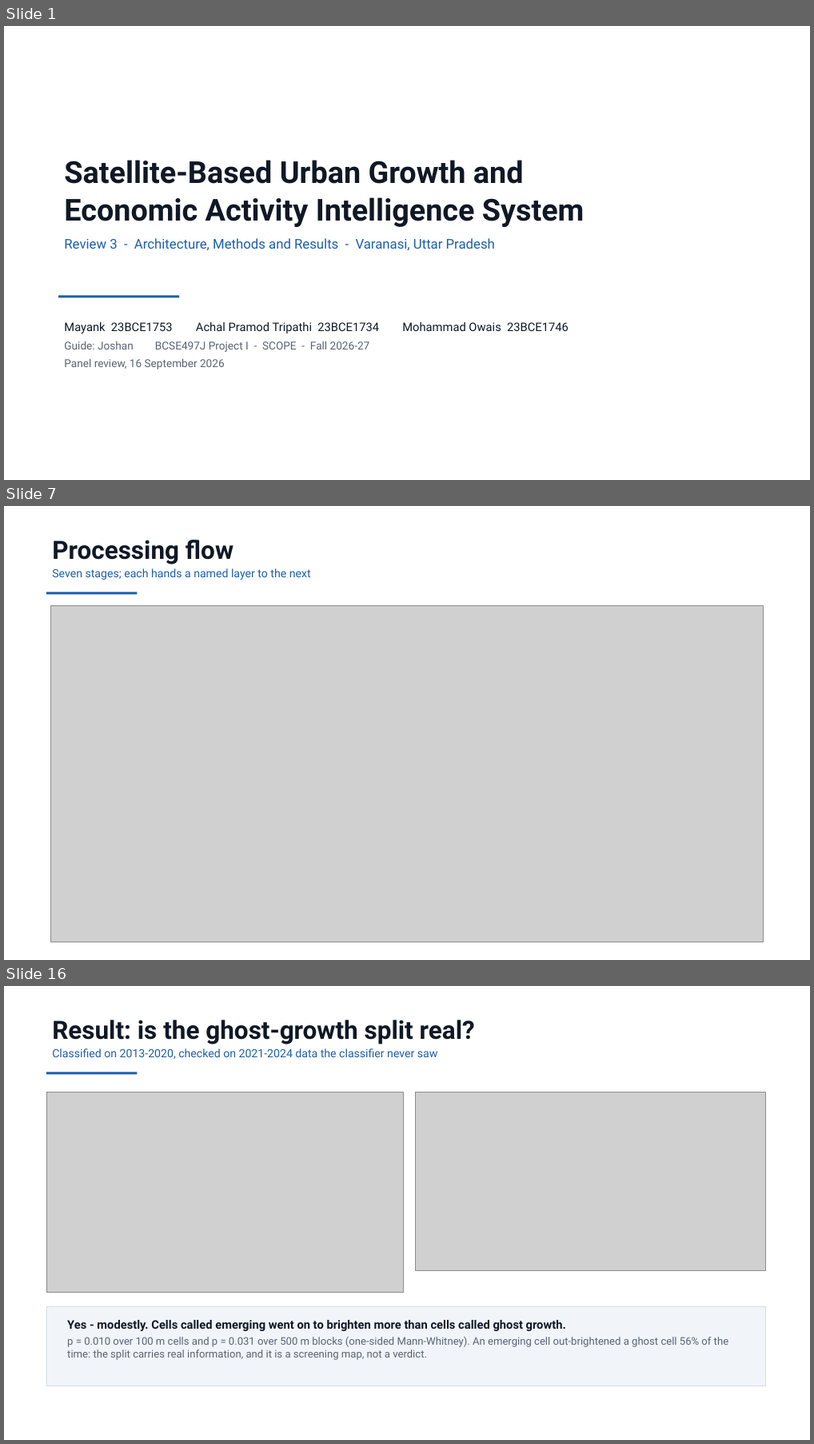
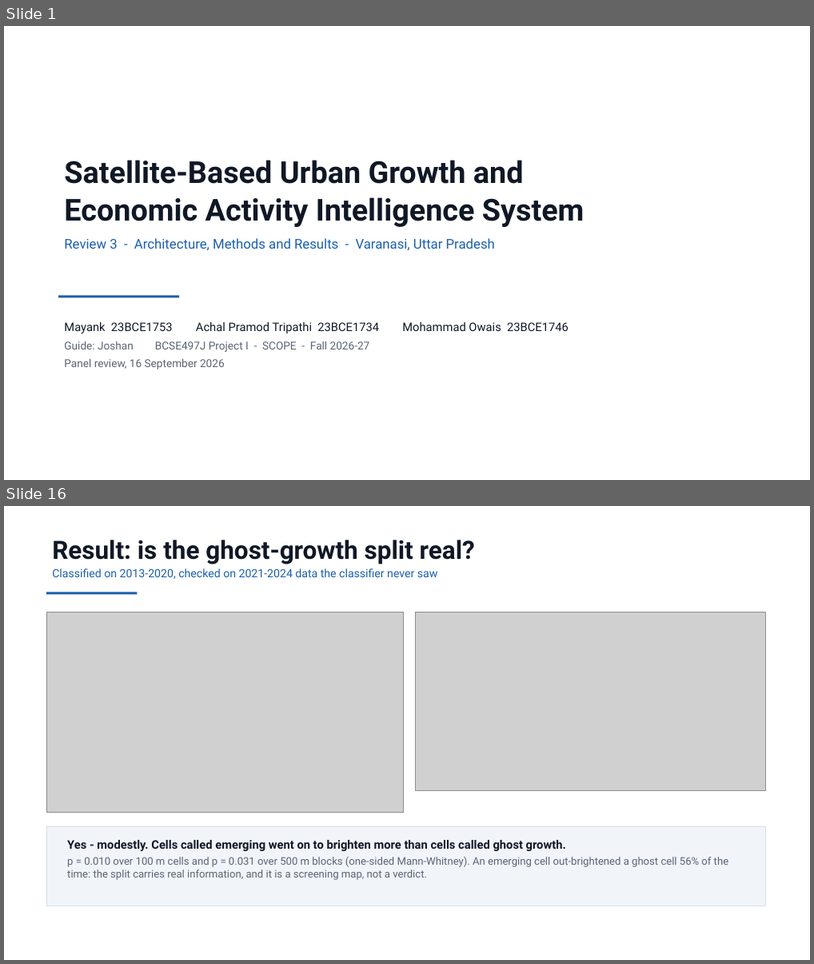
Before and after one commit to Preygle/satellite-ecomony-predection, a slide deck: docs/Review3_Panel_Presentation.pptx. Shown one above the other, each under a label of ours: slides 1, 7 and 16 before the commit, slides 1 and 16 after it; the slides between them are not shown. The pictures are 814x1444 and 814x964 pixels, drawn with LibreOffice and Linux fonts; fonts in the diff are those of the drawing; grey boxes stand for pictures. Boxes give left, top, right and bottom in pixels: in the first picture for what was removed or moved away, otherwise in the second. Text is boxed around its words. In the diff, an @@ line names an element or a change of style, - is before the commit and + after.

```diff
--- a/docs/Review3_Panel_Presentation.pptx
+++ b/docs/Review3_Panel_Presentation.pptx
@@ slide 7 removed at <box>4,506,810,960</box>, background #FFFFFF @@
@@ text removed at <box>52,540,311,580</box> @@
-Processing flow
-Seven stages; each hands a named layer to the next
@@ rectangle removed at <box>46,592,137,594</box> @@
@@ picture removed at <box>51,606,764,941</box> @@
```
Also in this commit, not shown: 11 slides changed, 3 slides added, 2 other slides removed.
